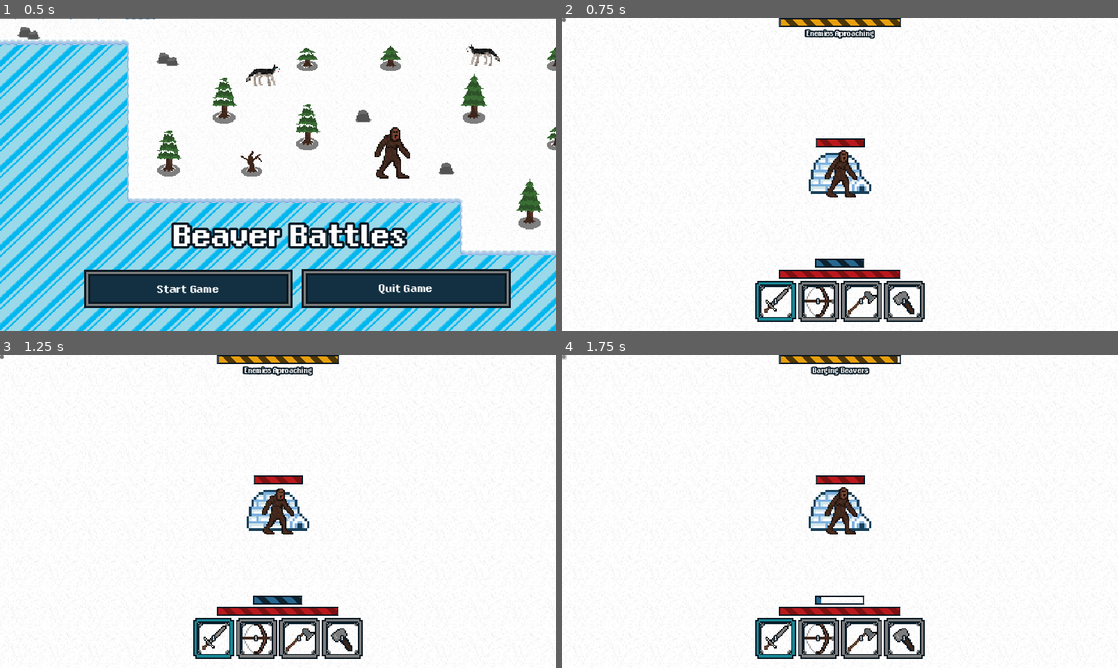
Above: before the commit, frames 1-4 (two rows, left to right).
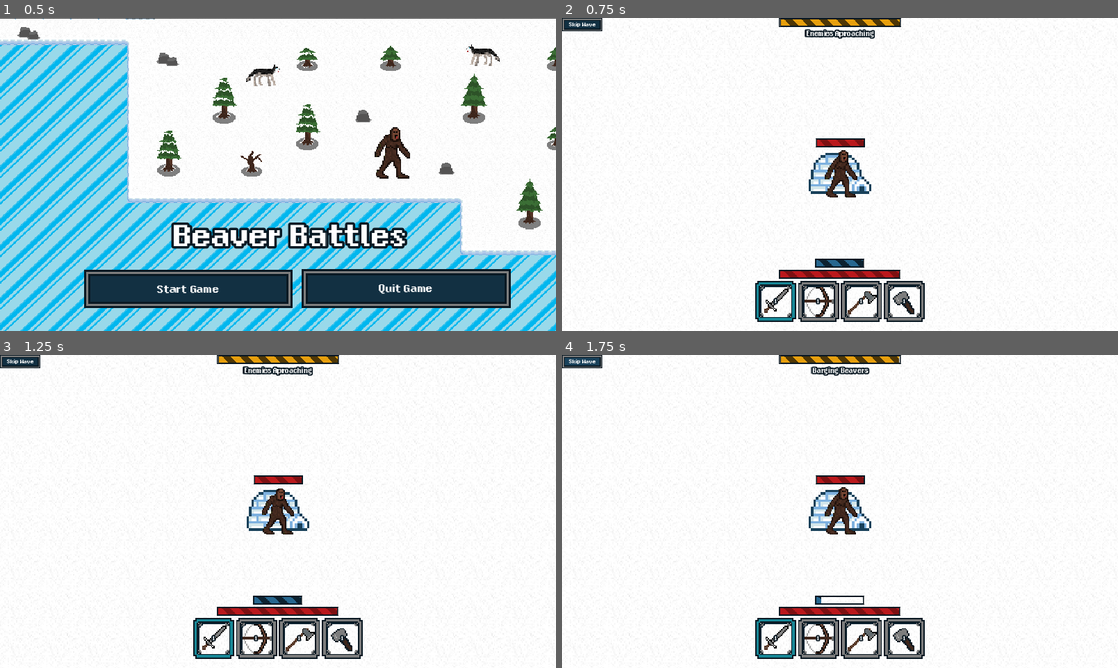
Above: after the commit, the same moments.

Repository: jharroff/CS3-CapstoneProject
Game: Godot game, scene res://startscreen/start_screen.tscn
Two runs of this game, one before a commit and one after it. Both use one fixed random seed, a clock stepped at 60 frames per second and the inputs below.
Inputs (mouse positions are in pixels of both pictures, inside the frame that each line leads up to; where the layout moved, square brackets give the same spot in the first picture):
- Up to frame 1 (0.5 s): no input
- Up to frame 2 (0.75 s): click "Start Game" at 0.5 s
- Up to frame 3 (1.25 s): no input
- Up to frame 4 (1.75 s): click (584, 361) [562, 358] at 1.25 s

Frame 1 is identical in both runs. In frame 2, 0.3% of the frame differs, in the area x 0-8%, y 0-5%; in frame 3, 0.3%; in frame 4, 0.3%, in the area x 0-61%, y 0-5%.

Commit message:
Misc Updates

Diff:
--- a/Player/Player.gd
+++ b/Player/Player.gd
@@ -11,6 +11,7 @@
 @onready var _hotbarScene = preload("res://Hotbar/hotbar.tscn")
 @onready var inventory = preload("res://inventory/inventory.gd").new()
 @onready var wave = get_parent().get_node("WaveSystem")
+@onready var _itemDropScene = preload("res://inventory/droppedItem.tscn")
 
 @onready var toolTimeout = $toolTimeout
 @onready var _playerSprite = $playerSprite
@@ -41,12 +42,7 @@
 	inventory.add("hammer", 1)
 	_health = _STARTING_HEALTH
 	##### Remove these as they are used for test of the gui
-	inventory.add("chipsWood", 100)
-	inventory.add("wood", 1000)
-	inventory.add("snowball", 1000)
-	inventory.add("compactStone",1000)
-	inventory.add("iceGem",1000)
-	inventory.add("stone",1000)
+	inventory.add("wood", 10)
 	inventory.resourcesChanged.connect(global.world.UIParent.get_node("ItemsChanged").itemsChanged)
 	death.connect(global.world.UIParent.get_node("PlayerDeath").showDeathScreen) # Connects the death signal to the show death screen function
 	_createHotbar()
@@ -127,6 +123,11 @@
 
 func _on_death() -> void:
 	position = Vector2.ZERO
+	var drops = inventory.getResourceDict()
+	for drop in drops.keys():
+		var dropInstance = _itemDropScene.instantiate()
+		global.world.add_child(dropInstance)
+		dropInstance.setup(position, drop, ceil(drops[drop]/2))
 	inventory.clear()
 	healthChange(_STARTING_HEALTH, false)
 
--- a/Viewport/uiParent.tscn
+++ b/Viewport/uiParent.tscn
@@ -8,6 +8,10 @@
 [ext_resource type="PackedScene" path="res://waveSystem/wave_progress.tscn" id="6_gyyec"]
 [ext_resource type="PackedScene" path="res://player_death.tscn" id="7_ix22k"]
 [ext_resource type="PackedScene" path="res://damage_warning.tscn" id="8_fceoe"]
+[ext_resource type="Texture2D" uid="uid://cl44wos2rqmek" path="res://inventory/craftingMenu/SmallLabelButtonNormal.png" id="9_j6bof"]
+[ext_resource type="Texture2D" uid="uid://dv2vneirvx0hc" path="res://inventory/craftingMenu/SmallLabelButtonPressed.png" id="10_225i5"]
+[ext_resource type="Texture2D" uid="uid://do6mq6hhldwxt" path="res://inventory/craftingMenu/SmallLabelButtonHover.png" id="11_mr57o"]
+[ext_resource type="FontFile" uid="uid://c32arsggg4kna" path="res://startscreen/Nihonium113.ttf" id="12_u5n0g"]
 
 [node name="UIParent" type="CanvasLayer"]
 script = ExtResource("1_vomrg")
@@ -48,8 +52,32 @@
 
 [node name="DamageWarning" parent="." instance=ExtResource("8_fceoe")]
 
-[node name="skipWaveBttn" type="Button" parent="."]
-offset_right = 8.0
-offset_bottom = 8.0
+[node name="skipWaveBttn" type="TextureButton" parent="."]
+offset_right = 84.0
+offset_bottom = 28.0
+size_flags_horizontal = 4
+texture_normal = ExtResource("9_j6bof")
+texture_pressed = ExtResource("10_225i5")
+texture_hover = ExtResource("11_mr57o")
 
-[connection signal="button_down" from="skipWaveBttn" to="." method="_on_skip_wave_bttn_button_down"]
+[node name="Label" type="Label" parent="skipWaveBttn"]
+texture_filter = 1
+layout_mode = 1
+anchors_preset = 8
+anchor_left = 0.5
+anchor_top = 0.5
+anchor_right = 0.5
+anchor_bottom = 0.5
+offset_left = -15.5
+offset_top = -7.0
+offset_right = 15.5
+offset_bottom = 7.0
+grow_horizontal = 2
+grow_vertical = 2
+theme_override_fonts/font = ExtResource("12_u5n0g")
+theme_override_font_sizes/font_size = 16
+text = "Skip Wave"
+horizontal_alignment = 1
+vertical_alignment = 1
+
+[connection signal="pressed" from="skipWaveBttn" to="." method="_on_skip_wave_bttn_button_down"]
--- a/gameplayReferences/enemyTypes.json
+++ b/gameplayReferences/enemyTypes.json
@@ -10,7 +10,7 @@
 					"resource":"chipsWood",
 					"minAmount":1,
 					"maxAmount":5,
-					"chance":0.7
+					"chance":1
 				}
 			],
 		"attack":{
@@ -36,7 +36,7 @@
 					"resource":"snowball",
 					"minAmount":2,
 					"maxAmount":7,
-					"chance":0.8
+					"chance":1
 				}
 			],
 		"attack":{
@@ -54,7 +54,7 @@
 					"resource":"chipsWood",
 					"minAmount":1,
 					"maxAmount":5,
-					"chance":0.7
+					"chance":1
 				},
 				{
 					"resource":"snowball",
@@ -84,7 +84,7 @@
 					"resource":"snowball",
 					"minAmount":1,
 					"maxAmount":3,
-					"chance":0.95
+					"chance":1
 				}
 			],
 		"attack":{
@@ -107,7 +107,7 @@
 					"resource":"snowball",
 					"minAmount":3,
 					"maxAmount":10,
-					"chance":0.95
+					"chance":1
 				}
 			],
 		"attack":{
--- a/gameplayReferences/spawningWaves.json
+++ b/gameplayReferences/spawningWaves.json
@@ -18,7 +18,7 @@
 		"type":"randomWeighted",
 		"enemyData":{"penguin":6,"polarbear":1,"wolf":4},
 		"duration":70,
-		"amount":15
+		"amount":25
 	},
 		{
 		"name":"Enemies Aproaching",
@@ -32,7 +32,7 @@
 		"type":"randomWeighted",
 		"enemyData":{"penguin":6,"polarbear":1,"wolf":4},
 		"duration":70,
-		"amount":25
+		"amount":45
 	},
 	{
 		"name":"Enemies Aproaching",
@@ -60,7 +60,7 @@
 		"type":"randomWeighted",
 		"enemyData":{"polarbear":1,"penguinmastermind":3},
 		"duration":45,
-		"amount":20
+		"amount":30
 	},
 			{
 		"name":"Enemies Aproaching",
--- a/gameplayReferences/tools.json
+++ b/gameplayReferences/tools.json
@@ -20,7 +20,7 @@
 		"name": "Bow",
 		"type": "weapon",
 		"attack":"arrow",
-		"timeout":1
+		"timeout":0.5
 	},
 	"hammer":{
 		"name":"Build Hammer",
--- a/waveSystem/wave_progress.gd
+++ b/waveSystem/wave_progress.gd
@@ -2,6 +2,7 @@
 
 
 func updateValue(_waveTitle,_waveDuration): # Updates the bar with the new data and plays the animation
+	$AnimationPlayer.stop()
 	$WaveProgress.value = 100
 	$WaveNumber.text = str(_waveTitle)
 	$AnimationPlayer.speed_scale = 1.0 / float(_waveDuration-0.5) # This is how fast to play the animation. Have to subtract 0.5 seconds so that it ends before the next wave starts and is able to register incoming data
Not shown: 1 places in Viewport/uiParent.tscn that only renumber resources
Not shown: 1 places in waveSystem/wave_progress.tscn that only renumber resources
